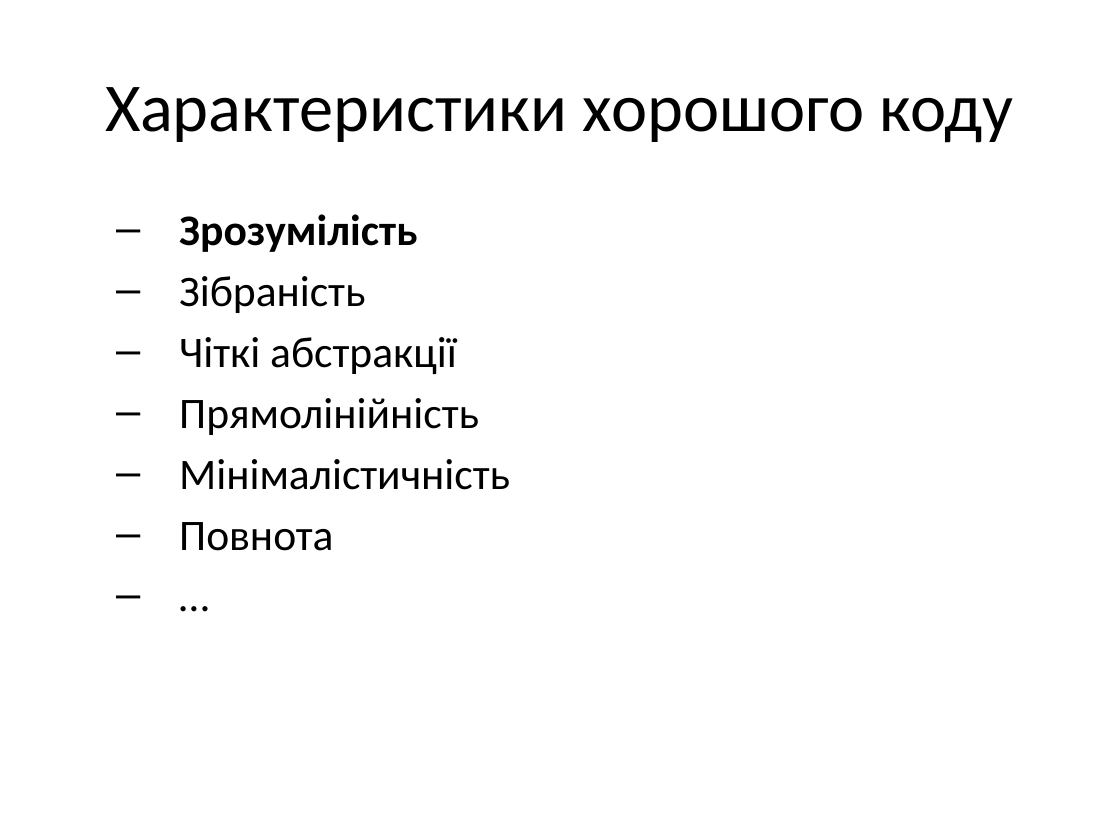
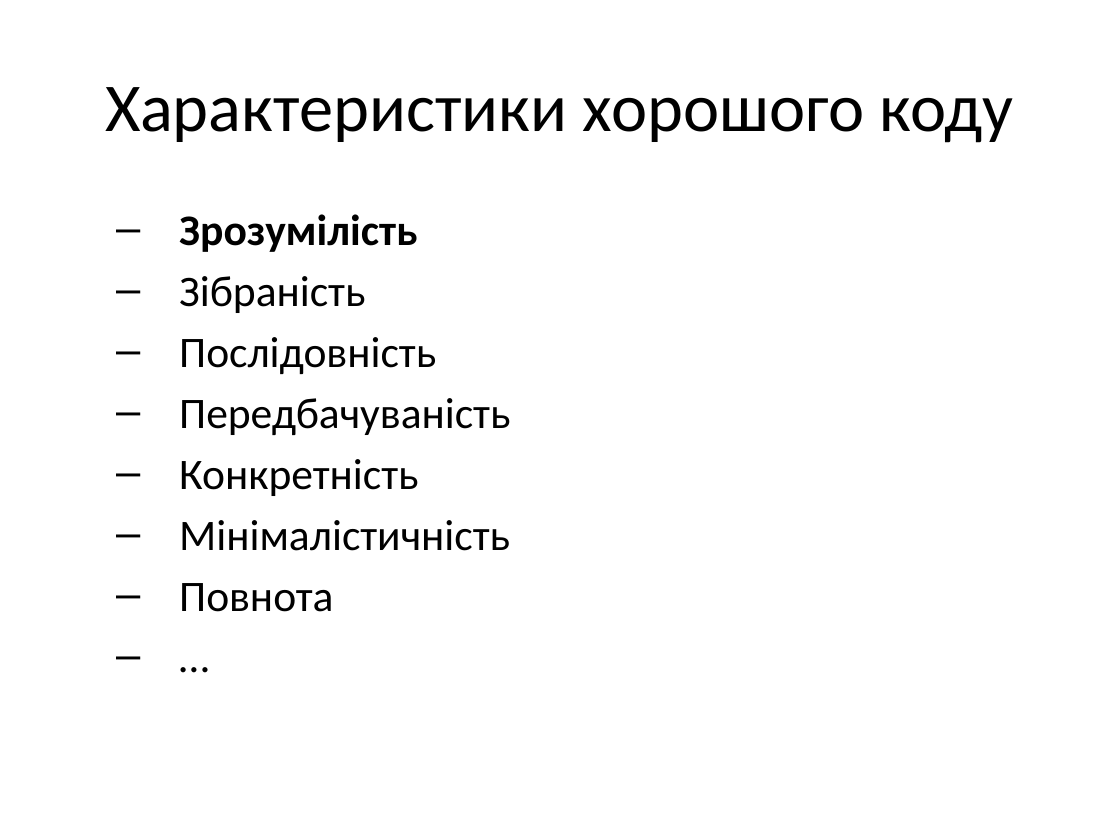
Before and after one commit to siryc/TORT, a slide deck: slide 11 of 1 Coding Practices/1 Coding practices Final.pptx (slide 3 before the commit). Drawn at 1120x840 pixels with LibreOffice and Linux fonts; fonts in the diff are those of the drawing. Boxes give left, top, right and bottom in pixels: in the first picture for what was removed or moved away, otherwise in the second. Text is boxed around its words. In the diff, an @@ line names an element or a change of style, - is before the commit and + after.

```diff
--- a/1 Coding Practices/1 Coding practices Final.pptx
+++ b/1 Coding Practices/1 Coding practices Final.pptx
@@ text at (179,337,510,496): text changed @@
-  – Чіткі абстракції
-  – Прямолінійність
+  – Послідовність
+  – Передбачуваність
+  – Конкретність
```
Also in this commit, not shown: 8 slides added.
